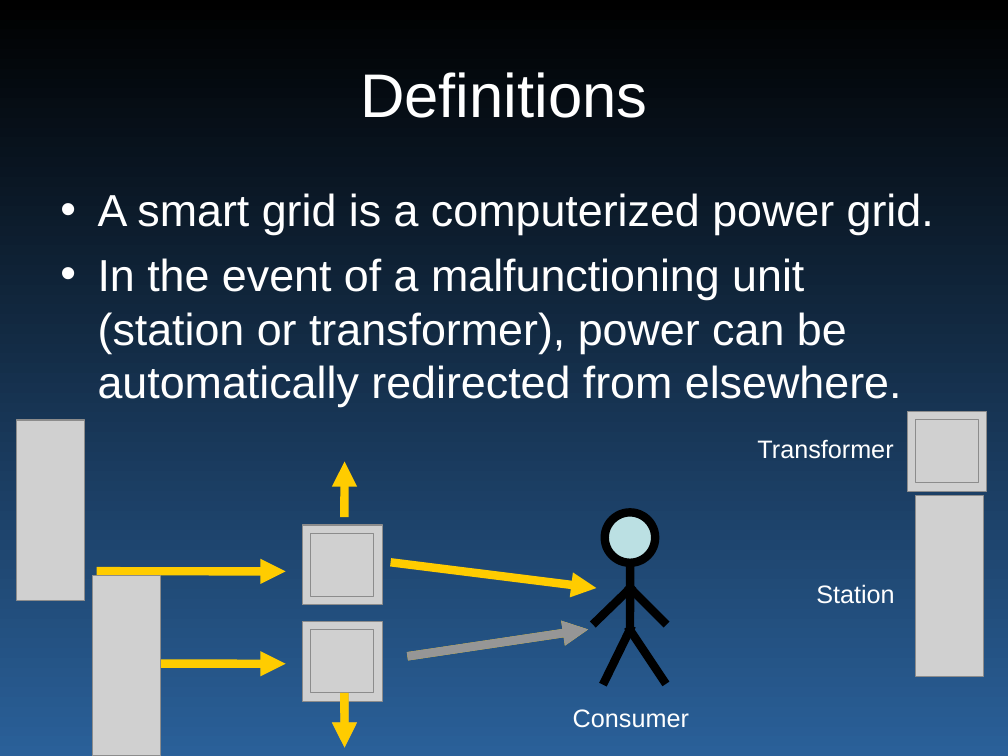
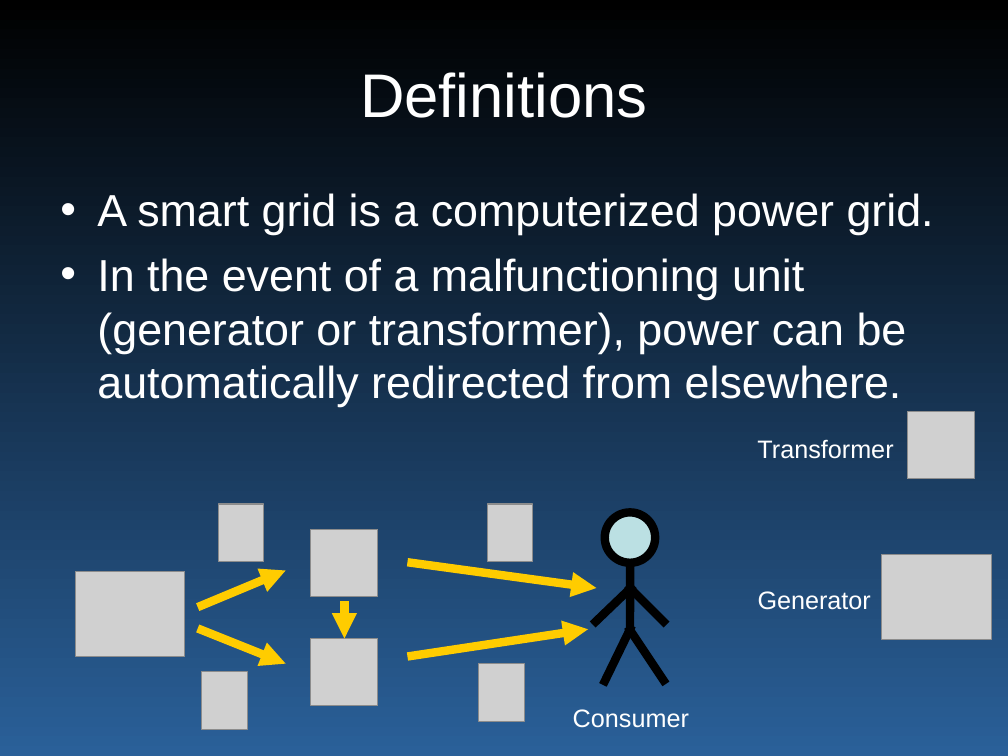
Before and after one commit to wyatt8740/CS460_Capstone, a slide deck: slide 4 of smartgrid_465.ppt. Drawn at 1008x756 pixels with LibreOffice and Linux fonts; fonts in the diff are those of the drawing; grey boxes stand for pictures. Boxes give left, top, right and bottom in pixels: in the first picture for what was removed or moved away, otherwise in the second. Text is boxed around its words. In the diff, an @@ line names an element or a change of style, - is before the commit and + after.

Commit message:
update

```diff
--- a/smartgrid_465.ppt
+++ b/smartgrid_465.ppt
@@ text at bbox=[97, 258, 907, 407]: text changed @@
-• In the event of a malfunctioning unit (station or transformer), power can be automatically redirected from elsewhere.
+• In the event of a malfunctioning unit (generator or transformer), power can be automatically redirected from elsewhere.
@@ picture: place and size @@
-picture at bbox=[907, 411, 987, 491]
+picture at bbox=[907, 411, 975, 479]
@@ arrow removed from (345, 513) to (345, 462) @@
@@ picture: place and size @@
-picture at bbox=[302, 525, 382, 605]
+picture at bbox=[219, 504, 264, 561]
@@ picture: place and size @@
-picture at bbox=[17, 420, 86, 601]
+picture at bbox=[487, 504, 532, 561]
@@ picture: place and size @@
-picture at bbox=[310, 533, 373, 596]
+picture at bbox=[310, 529, 378, 597]
@@ arrow moved from (395, 562) - (597, 588) to (411, 562) - (597, 588) @@
@@ picture: place and size @@
-picture at bbox=[915, 496, 984, 676]
+picture at bbox=[882, 554, 991, 640]
@@ picture: place and size @@
-picture at bbox=[93, 576, 161, 756]
+picture at bbox=[76, 572, 184, 657]
@@ arrow moved from (101, 572) - (285, 572) to (202, 606) - (285, 571) @@
@@ text added at bbox=[758, 591, 871, 610], 18 pt, text #FFFFFF @@
+Generator
@@ text removed at bbox=[816, 584, 894, 604] @@
-Station
@@ arrow moved from (345, 698) - (345, 748) to (345, 605) - (345, 638) @@
@@ arrow removed from (411, 655) to (588, 629) @@
@@ arrow moved from (143, 663) - (285, 664) to (202, 630) - (285, 663) @@
@@ picture: place and size @@
-picture at bbox=[302, 622, 382, 702]
+picture at bbox=[310, 638, 378, 706]
@@ picture: place and size @@
-picture at bbox=[310, 630, 373, 694]
+picture at bbox=[202, 672, 247, 730]
@@ picture: place and size @@
-picture at bbox=[915, 420, 978, 484]
+picture at bbox=[479, 663, 524, 721]
@@ arrow removed from (345, 698) to (345, 748) @@
```
Also in this commit, not shown: 7 other slides changed, 3 slides added, 1 slide removed.
